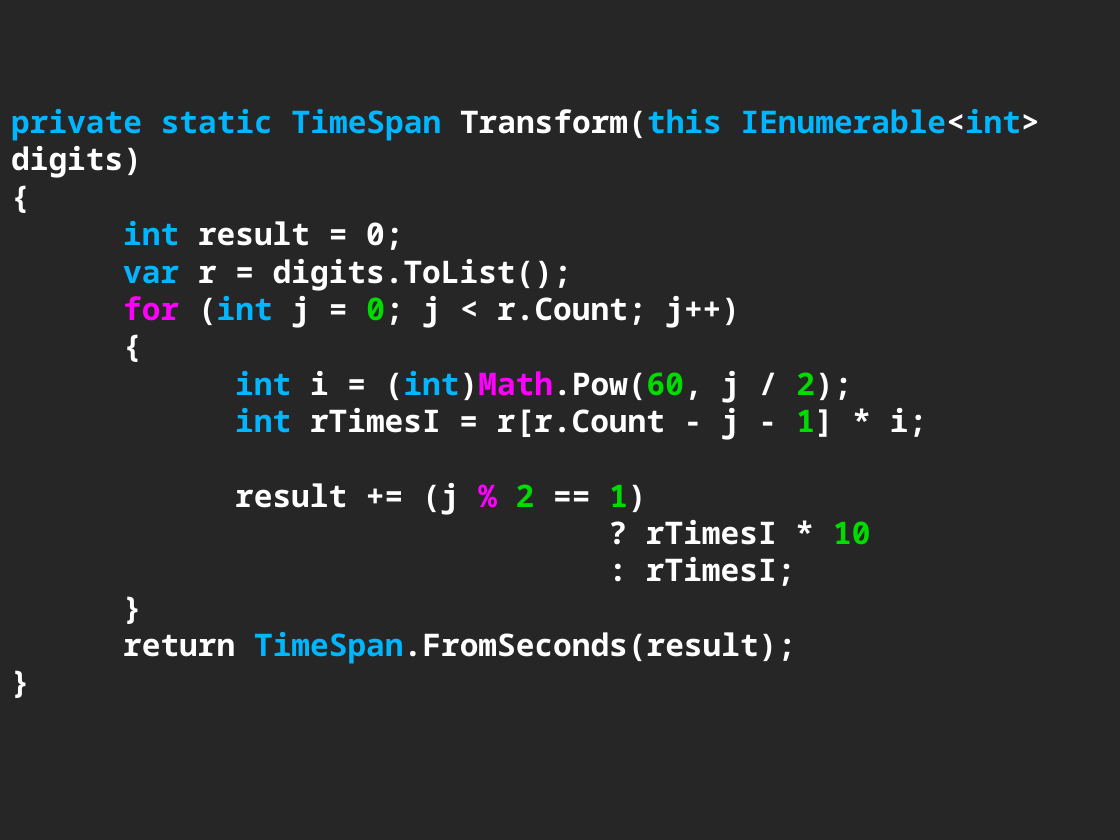
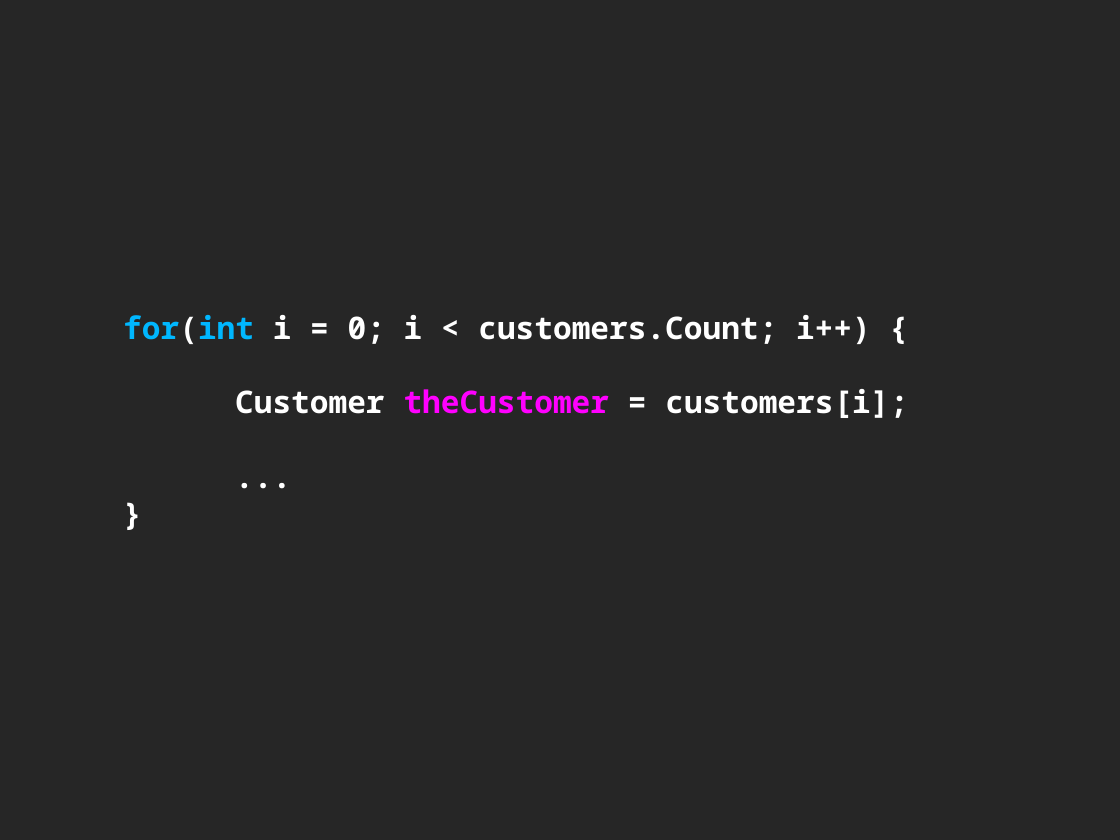
Before and after one commit to cessor/empathiccode, a slide deck: slide 36 of WeaselWords-DotnetDevCon.pptx (slide 51 before the commit). Drawn at 1120x840 pixels with LibreOffice and Linux fonts; fonts in the diff are those of the drawing. Boxes give left, top, right and bottom in pixels: in the first picture for what was removed or moved away, otherwise in the second. Text is boxed around its words. In the diff, an @@ line names an element or a change of style, - is before the commit and + after.

```diff
--- a/WeaselWords-DotnetDevCon.pptx
+++ b/WeaselWords-DotnetDevCon.pptx
@@ title at <box>123,315,908,418</box>: text changed @@
-private static TimeSpan Transform(this IEnumerable<int> digits)
-{
-int result = 0;
-var r = digits.ToList();
-for (int j = 0; j < r.Count; j++)
-{
-int i = (int)Math.Pow(60, j / 2);
-int rTimesI = r[r.Count - j - 1] * i;
-result += (j % 2 == 1)
-? rTimesI * 10
-: rTimesI;
-}
-return TimeSpan.FromSeconds(result);
-}
+for(int i = 0; i < customers.Count; i++) {
+Customer theCustomer = customers[i];
+...
+}
```
Also in this commit, not shown: 51 slides added, 68 slides removed, 1 other file.
